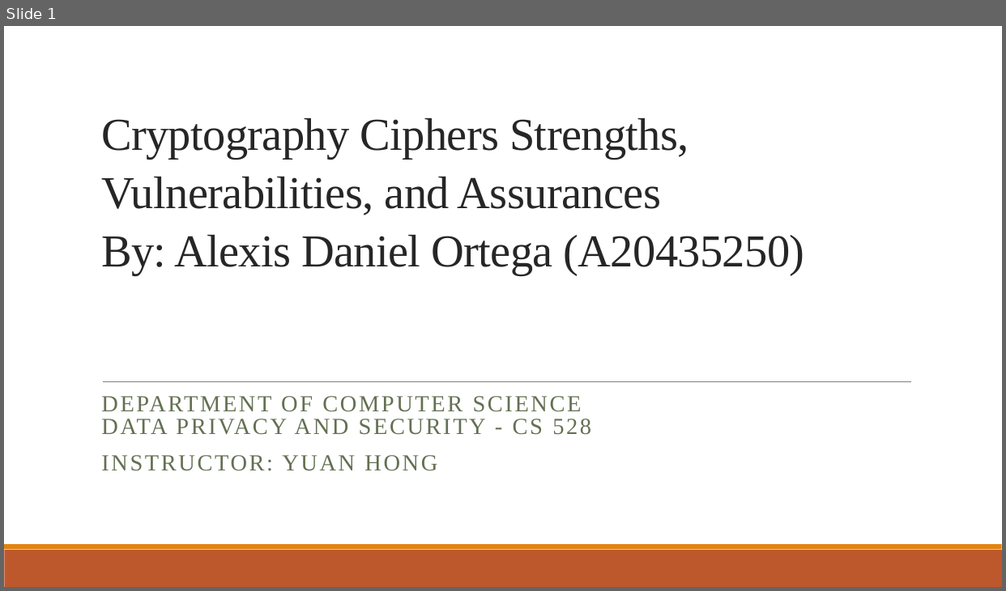
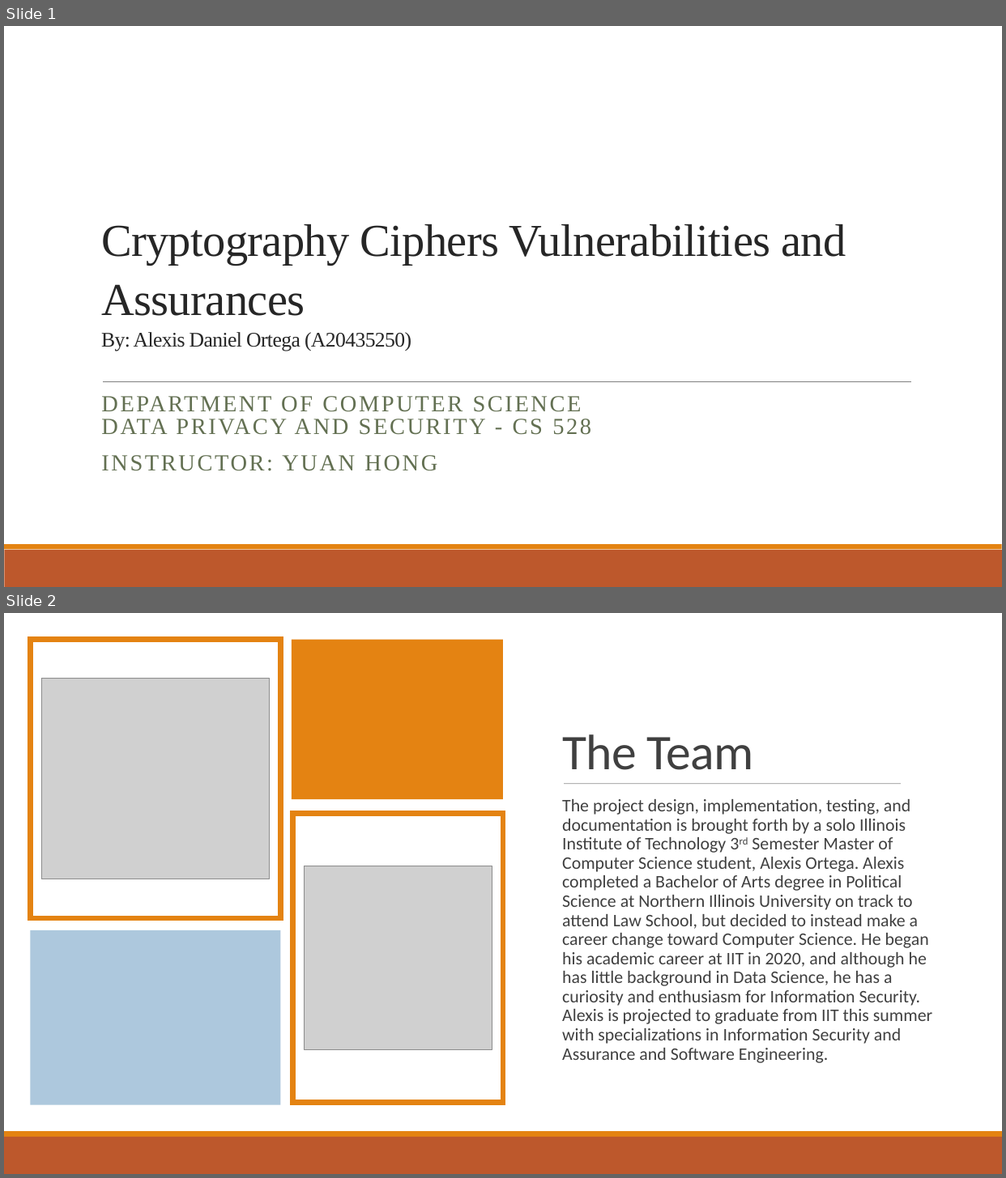
Before and after one commit to AFA20SCM50O/CS528, a slide deck: Documentation/Demo.pptx. Shown one above the other, each under a label of ours: slide 1 before the commit, slides 1 and 2 after it. The pictures are 1006x591 and 1006x1178 pixels, drawn with LibreOffice and Linux fonts; fonts in the diff are those of the drawing; grey boxes stand for pictures. Boxes give left, top, right and bottom in pixels: in the first picture for what was removed or moved away, otherwise in the second. Text is boxed around its words. In the diff, an @@ line names an element or a change of style, - is before the commit and + after.

```diff
--- a/Documentation/Demo.pptx
+++ b/Documentation/Demo.pptx
@@ slide 2 added at (x1=4, y1=613, x2=1002, y2=1174), background #FFFFFF @@
@@ rectangle added at (x1=4, y1=613, x2=1002, y2=1131), fill #FFFFFF @@
@@ rectangle added at (x1=30, y1=639, x2=280, y2=918), fill #FFFFFF, outline #E48312 5 pt @@
@@ rectangle added at (x1=292, y1=639, x2=503, y2=799), fill #E48312 @@
@@ picture added at (x1=41, y1=678, x2=270, y2=879) @@
@@ title added at (x1=562, y1=735, x2=753, y2=770), 48 pt, text #404040 @@
+The Team
@@ text added at (x1=562, y1=799, x2=932, y2=1063), 17 pt, text #404040 @@
+  The project design, implementation, testing, and documentation is brought forth by a solo Illinois Institute of Technology 3rd Semester Master of Computer Science student, Alexis Ortega. Alexis completed a Bachelor of Arts degree in Political Science at Northern Illinois University on track to attend Law School, but decided to instead make a career change toward Computer Science. He began his academic career at IIT in 2020, and although he has little background in Data Science, he has a curiosity and enthusiasm for Information Security. Alexis is projected to graduate from IIT this summer with specializations in Information Security and Assurance and Software Engineering.
@@ line added from (564, 784) to (901, 784), #808080 0.5 pt @@
@@ rectangle added at (x1=293, y1=814, x2=503, y2=1102), fill #FFFFFF, outline #E48312 5 pt @@
@@ picture added at (x1=305, y1=867, x2=492, y2=1050) @@
@@ rectangle added at (x1=30, y1=931, x2=280, y2=1105), fill #ADC8DD @@
@@ rectangle added at (x1=4, y1=1131, x2=1002, y2=1137), fill #E48312 @@
@@ rectangle added at (x1=4, y1=1137, x2=1002, y2=1174), fill #BD582C @@
@@ slide 1 changed as well @@
@@ title at (x1=101, y1=224, x2=846, y2=352): text changed @@
-Cryptography Ciphers Strengths, Vulnerabilities, and Assurances
-By: Alexis Daniel Ortega (A20435250)
+Cryptography Ciphers Vulnerabilities and Assurances
+By: Alexis Daniel Ortega (A20435250)
```
Also in this commit, not shown: 15 other slides added, 1 slide removed, 7 other files.
